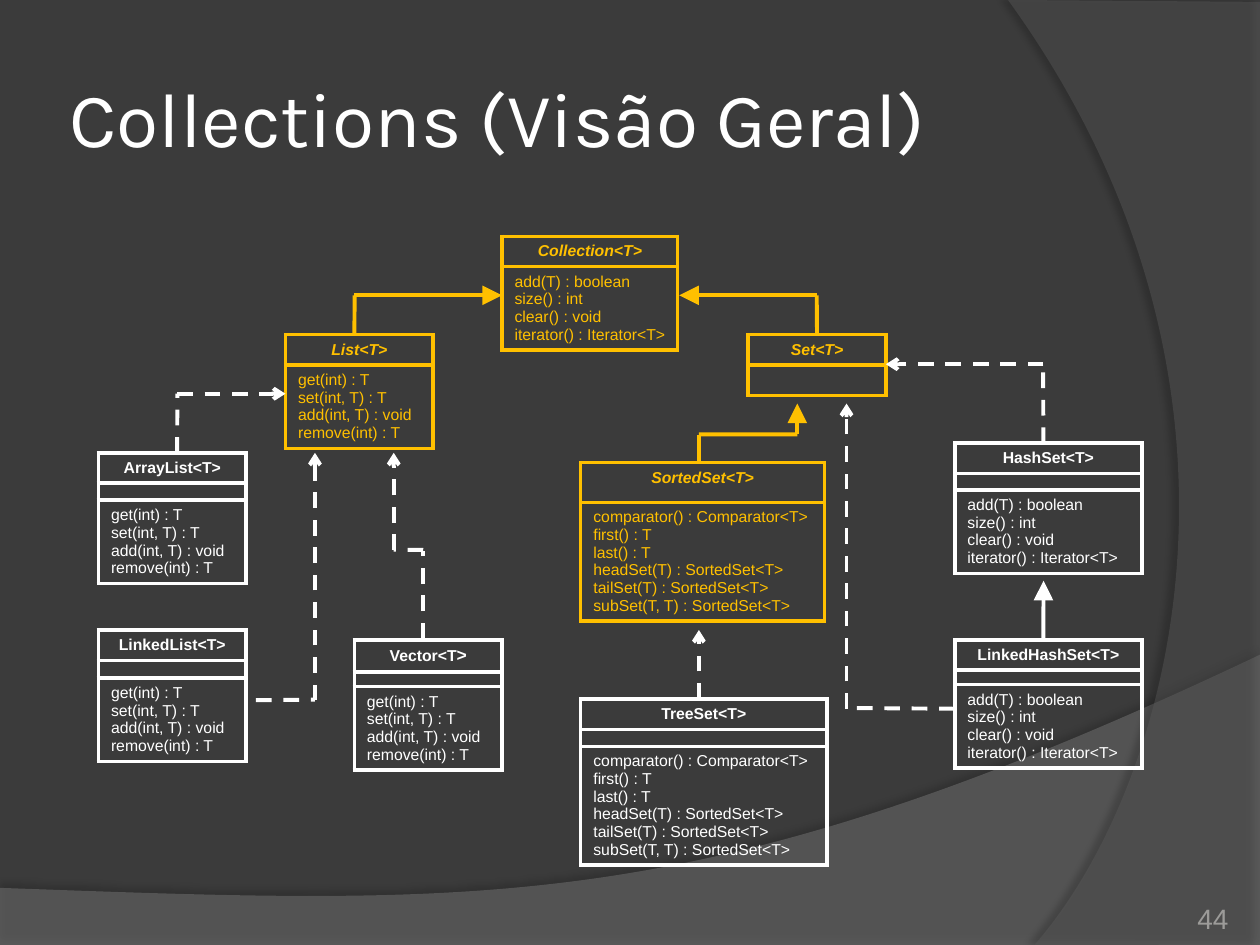
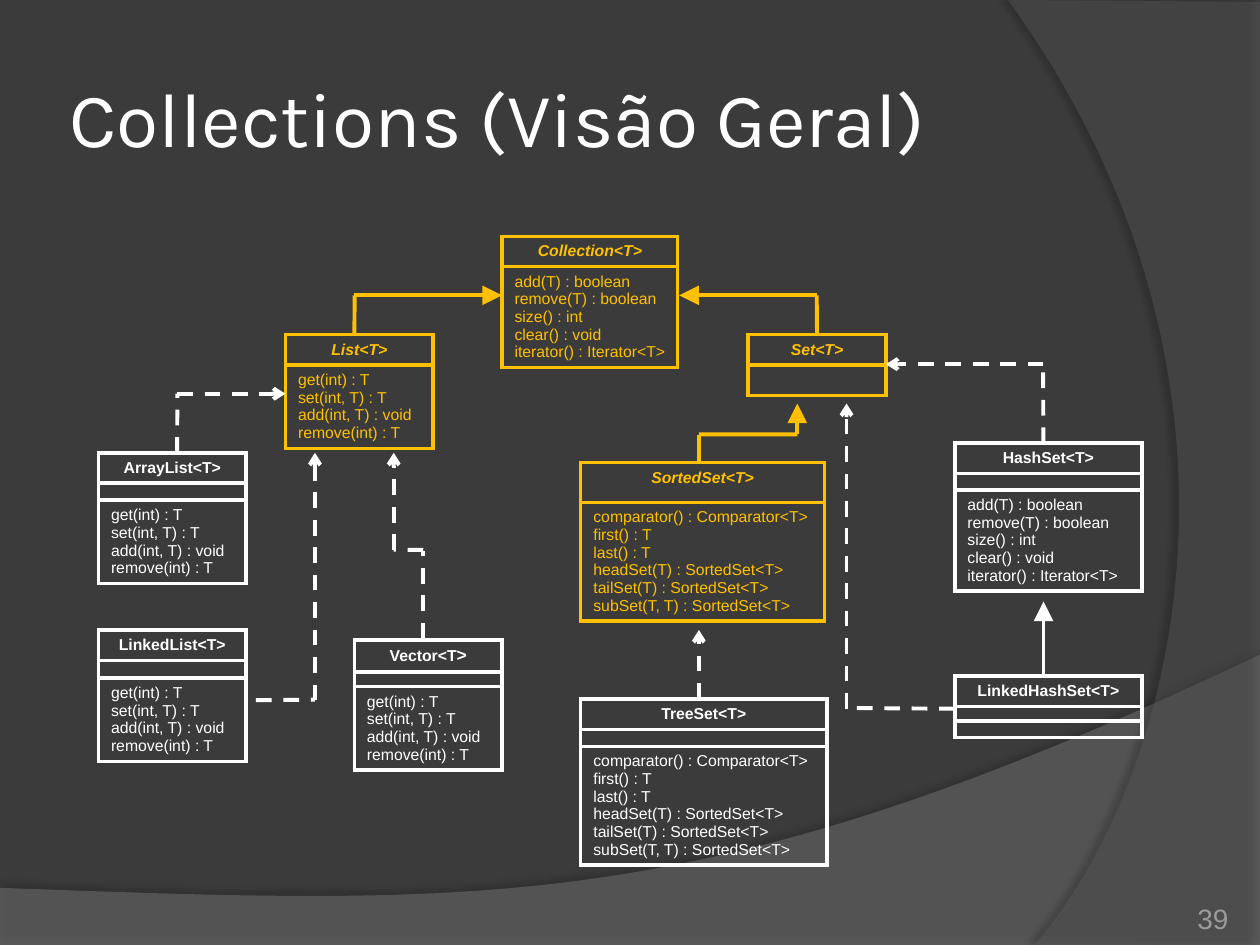
Before and after one commit to duchesqui/slzvieira-training, a slide deck: slide 39 of 2-Java-Programmer-Modulo-II/10.Capitulo04.pptx (slide 44 before the commit). Drawn at 1260x945 pixels with LibreOffice and Linux fonts; fonts in the diff are those of the drawing. Boxes give left, top, right and bottom in pixels: in the first picture for what was removed or moved away, otherwise in the second. Text is boxed around its words. In the diff, an @@ line names an element or a change of style, - is before the commit and + after.

```diff
--- a/2-Java-Programmer-Modulo-II/10.Capitulo04.pptx
+++ b/2-Java-Programmer-Modulo-II/10.Capitulo04.pptx
@@ table at (501, 236, 678, 374) @@
-row 2, column 1: add(T) : boolean / size() : int / clear() : void / iterator() : Iterator<T>
+row 2, column 1: add(T) : boolean / remove(T) : boolean / size() : int / clear() : void / iterator() : Iterator<T>
@@ table at (955, 444, 1142, 598) @@
-row 3, column 1: add(T) : boolean / size() : int / clear() : void / iterator() : Iterator<T>
+row 3, column 1: add(T) : boolean / remove(T) : boolean / size() : int / clear() : void / iterator() : Iterator<T>
@@ arrow moved from (1043, 640) - (1043, 581) to (1043, 677) - (1043, 601) @@
@@ table at (955, 677, 1142, 741) @@
-row 3, column 1: add(T) : boolean / size() : int / clear() : void / iterator() : Iterator<T>
+row 3, column 1: 
@@ table: place and size @@
-table at (955, 640, 1142, 776)
+table at (955, 677, 1142, 741)
@@ page number at (1197, 910, 1228, 929): text changed @@
-44
+39
```
Also in this commit, not shown: 12 other slides changed, 1 slide added, 1 slide removed, 3 other files.
